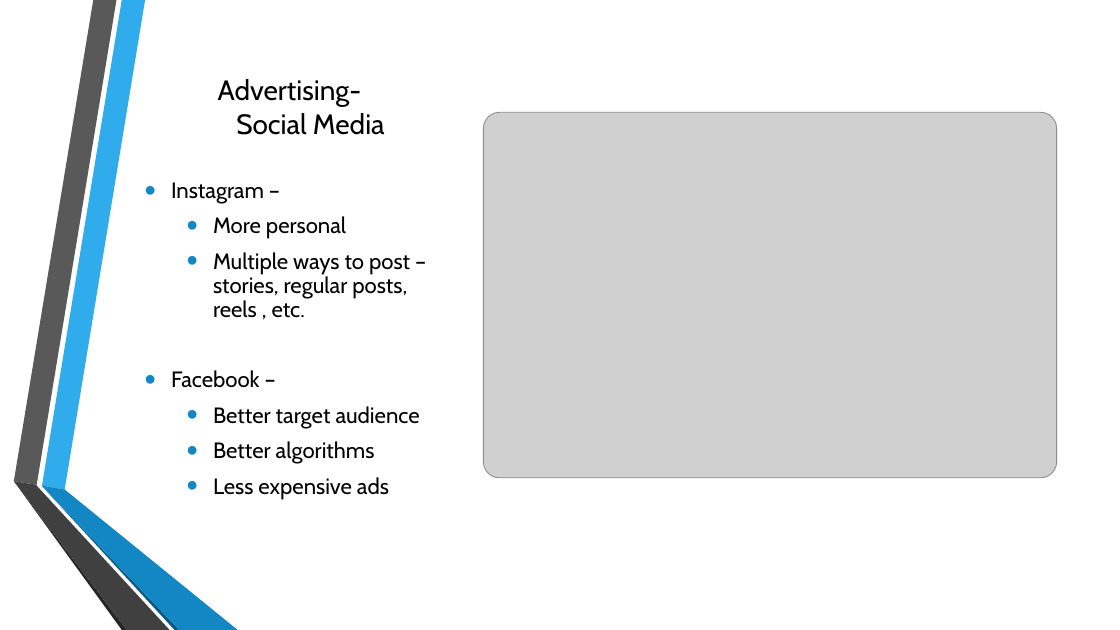
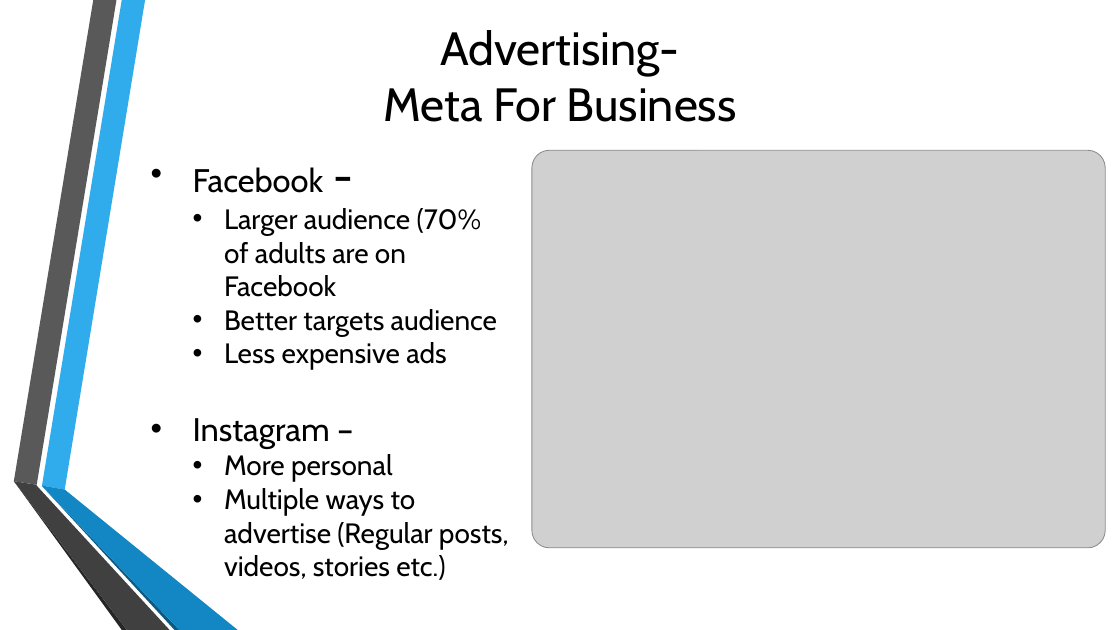
Before and after one commit to CalhounC357/4800_Tax_Boss, a slide deck: slide 9 of De La Riva, Bennett, Calhoun, Young; Tax_Boss.pptx. Drawn at 1120x630 pixels with LibreOffice and Linux fonts; fonts in the diff are those of the drawing; grey boxes stand for pictures; background and template pictures are left out. Boxes give left, top, right and bottom in pixels: in the first picture for what was removed or moved away, otherwise in the second. Text is boxed around its words. In the diff, an @@ line names an element or a change of style, - is before the commit and + after.

```diff
--- a/De La Riva, Bennett, Calhoun, Young; Tax_Boss.pptx
+++ b/De La Riva, Bennett, Calhoun, Young; Tax_Boss.pptx
@@ title at [384, 30, 737, 122]: text changed; size 24 to 40 pt @@
-Advertising-
-Social Media
+Advertising-
+Meta For Business
@@ text added at [193, 167, 509, 580], 24 pt, text #000000 @@
+• Facebook -
+  • Larger audience (70% of adults are on Facebook
+  • Better targets audience
+  • Less expensive ads
+• Instagram –
+  • More personal
+  • Multiple ways to advertise (Regular posts, videos, stories etc.)
@@ picture: place and size @@
-picture at [483, 113, 1057, 478]
+picture at [532, 150, 1106, 548]
@@ text removed at [171, 182, 420, 500] @@
-• Instagram –
-  • More personal
-  • Multiple ways to post – stories, regular posts, reels , etc.
-• Facebook –
-  • Better target audience
-  • Better algorithms
-  • Less expensive ads
```
